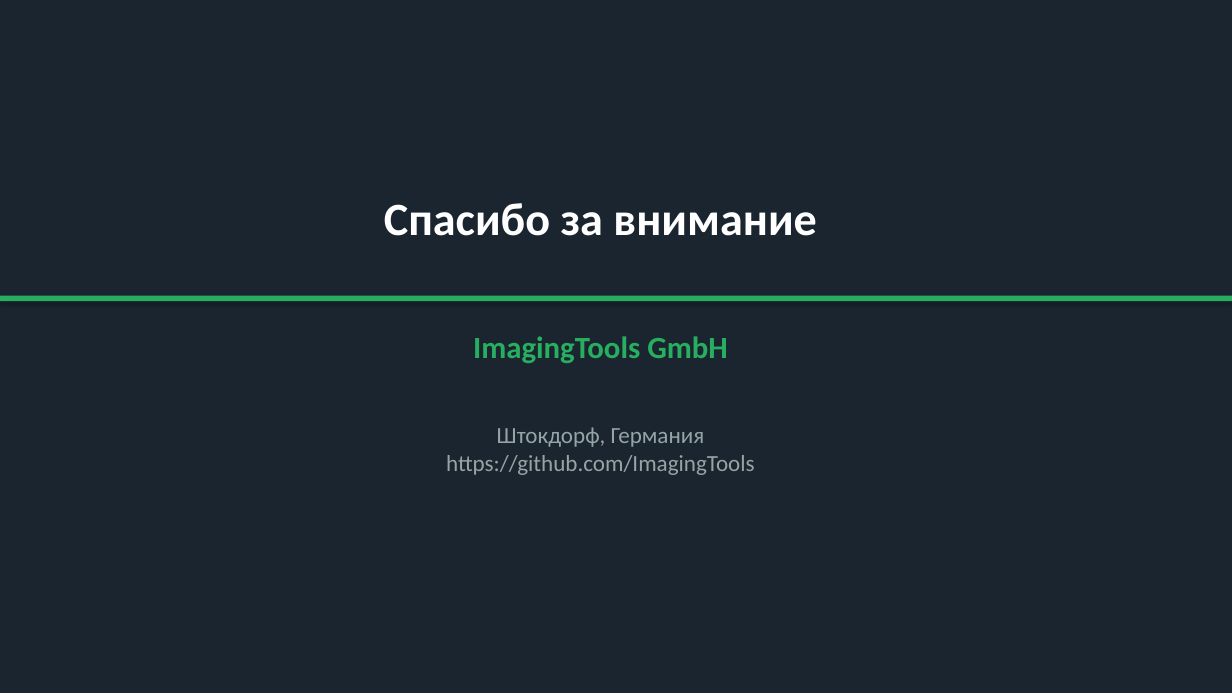
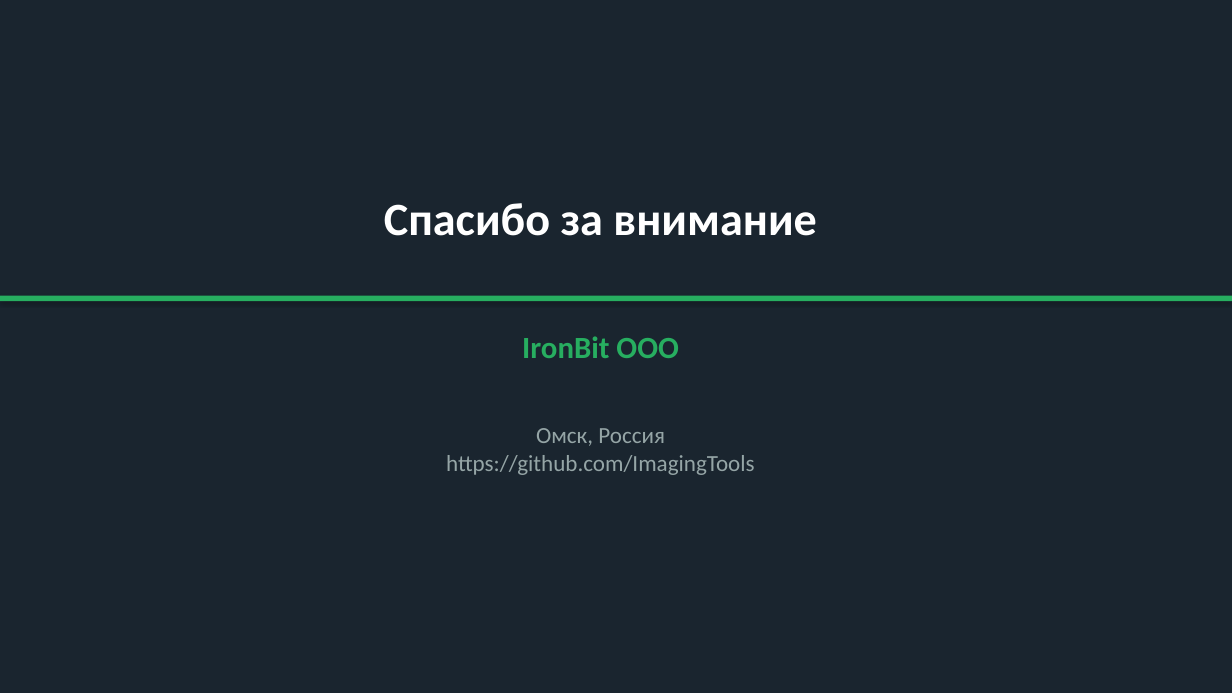
Before and after one commit to ImagingTools/ProLife, a slide deck: slide 12 of Docs/ProLife_Product_Description_MTC.pptx. Drawn at 1232x693 pixels with LibreOffice and Linux fonts; fonts in the diff are those of the drawing. Boxes give left, top, right and bottom in pixels: in the first picture for what was removed or moved away, otherwise in the second. Text is boxed around its words. In the diff, an @@ line names an element or a change of style, - is before the commit and + after.

```diff
--- a/Docs/ProLife_Product_Description_MTC.pptx
+++ b/Docs/ProLife_Product_Description_MTC.pptx
@@ text at (522,336,678,358): text changed @@
-ImagingTools GmbH
+IronBit OOO
@@ text at (446,428,755,475): text changed @@
-Штокдорф, Германия
-https://github.com/ImagingTools
+Омск, Россия
+https://github.com/ImagingTools
```
Also in this commit, not shown: 4 other slides changed, 1 other file.
